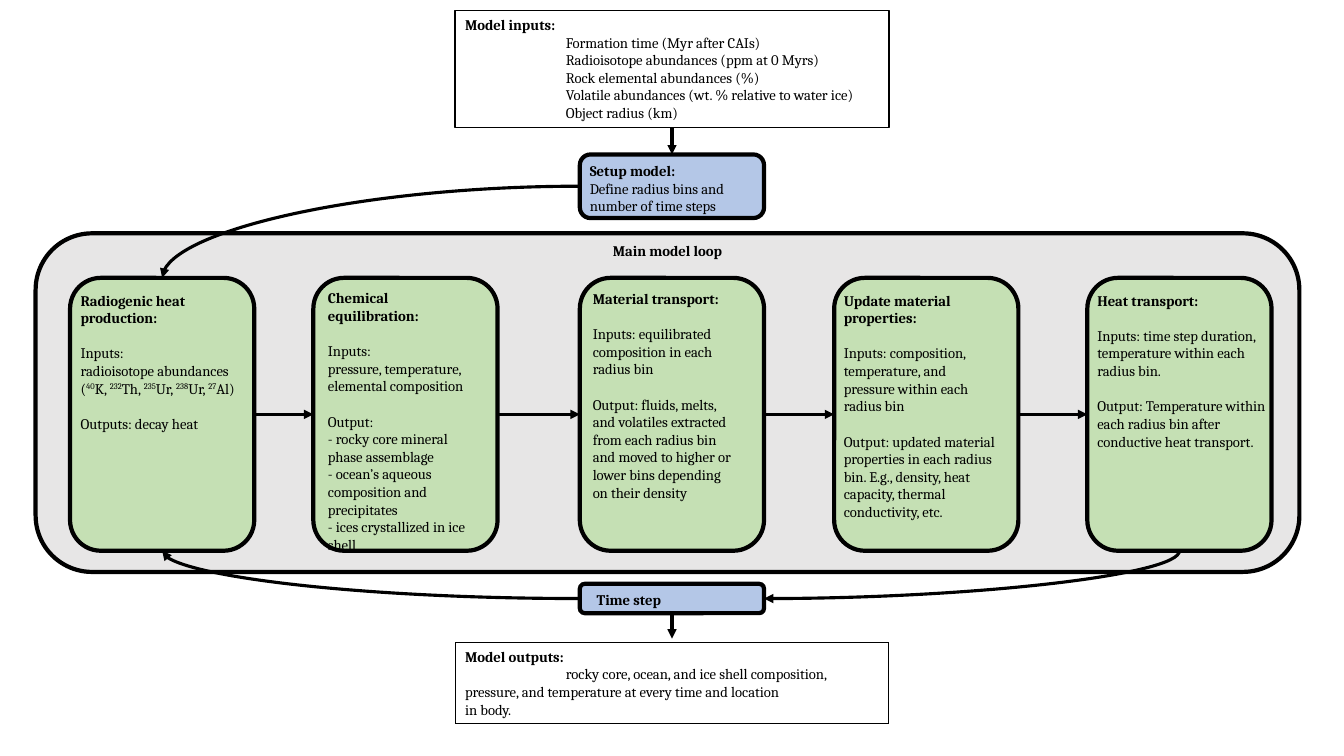
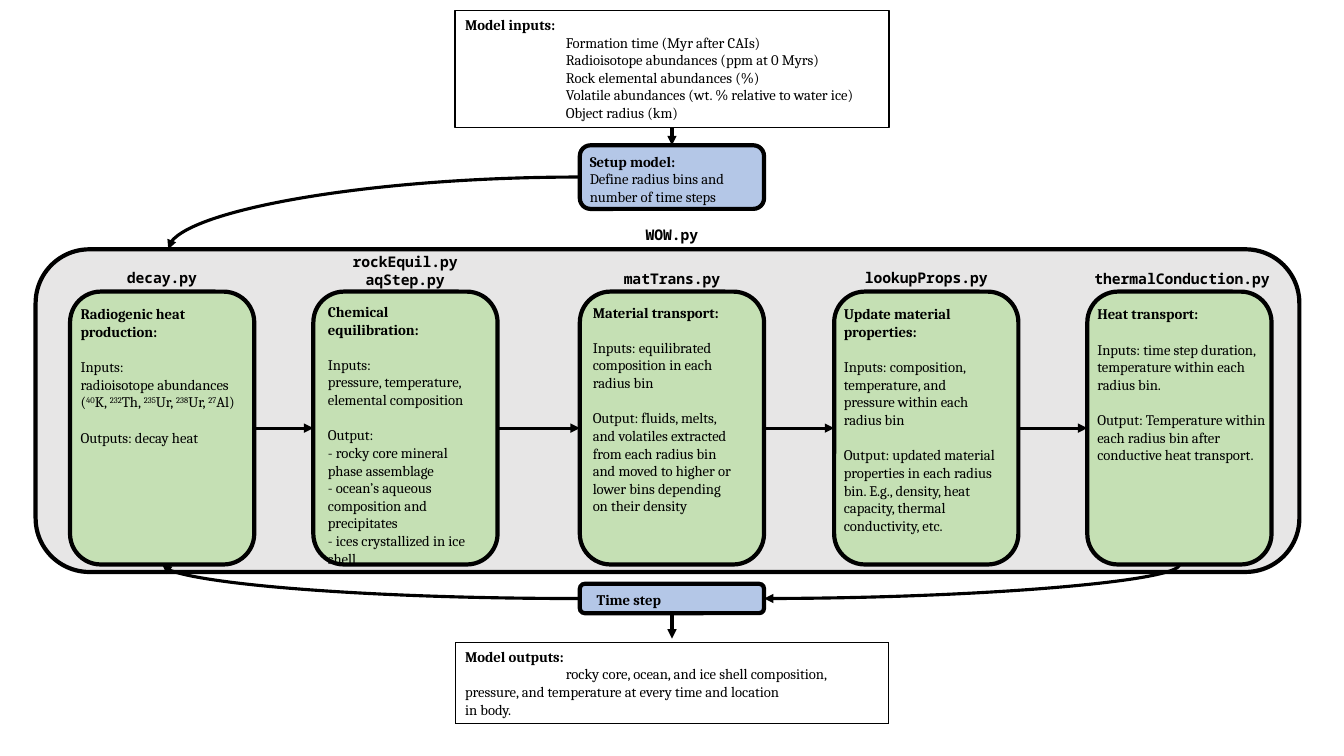
Before and after one commit to SamuelCourville/WOW, a slide deck: slide 1 of MaterialReading_etc/CombinedModelFlowcharts.pptx. Drawn at 1344x756 pixels with LibreOffice and Linux fonts; fonts in the diff are those of the drawing. Boxes give left, top, right and bottom in pixels: in the first picture for what was removed or moved away, otherwise in the second. Text is boxed around its words. In the diff, an @@ line names an element or a change of style, - is before the commit and + after.

```diff
--- a/MaterialReading_etc/CombinedModelFlowcharts.pptx
+++ b/MaterialReading_etc/CombinedModelFlowcharts.pptx
@@ text "Setup model:": place and size @@
-text "Setup model:" at box(590, 166, 724, 214)
+text "Setup model:" at box(590, 157, 724, 205)
@@ rounded rectangle: place and size @@
-rounded rectangle at box(580, 154, 764, 218)
+rounded rectangle at box(580, 145, 764, 209)
@@ arrow moved from (673, 128) - (673, 154) to (673, 128) - (673, 145) @@
@@ curved arrow moved from (580, 187) - (162, 278) to (580, 177) - (168, 249) @@
@@ text at box(646, 229, 699, 244): text changed; font Cambria to Noto Sans Mono @@
-Main model loop
+WOW.py
@@ rounded rectangle: place and size @@
-rounded rectangle at box(35, 233, 1300, 572)
+rounded rectangle at box(35, 249, 1300, 572)
@@ text added at box(353, 255, 458, 290), 10.5 pt, text #000000, bold @@
+rockEquil.py
+aqStep.py
@@ text added at box(127, 272, 197, 287), 10.5 pt, text #000000, bold @@
+decay.py
@@ text added at box(624, 273, 720, 288), 10.5 pt, text #000000, bold @@
+matTrans.py
@@ text added at box(865, 272, 988, 287), 10.5 pt, text #000000, bold @@
+lookupProps.py
@@ text added at box(1094, 272, 1269, 288), 10.5 pt, text #000000, bold @@
+thermalConduction.py
@@ 5 texts, 5 rounded rectangles, 4 arrows: place and size @@
-5 texts, 5 rounded rectangles, 4 arrows at box(71, 278, 1272, 554)
+5 texts, 5 rounded rectangles, 4 arrows at box(71, 291, 1272, 568)
@@ curved arrow moved from (580, 599) - (162, 551) to (580, 599) - (162, 565) @@
@@ curved arrow moved from (1180, 551) - (764, 599) to (1180, 565) - (764, 599) @@
```
Also in this commit, not shown: 2 other slides changed, 7 other files.
